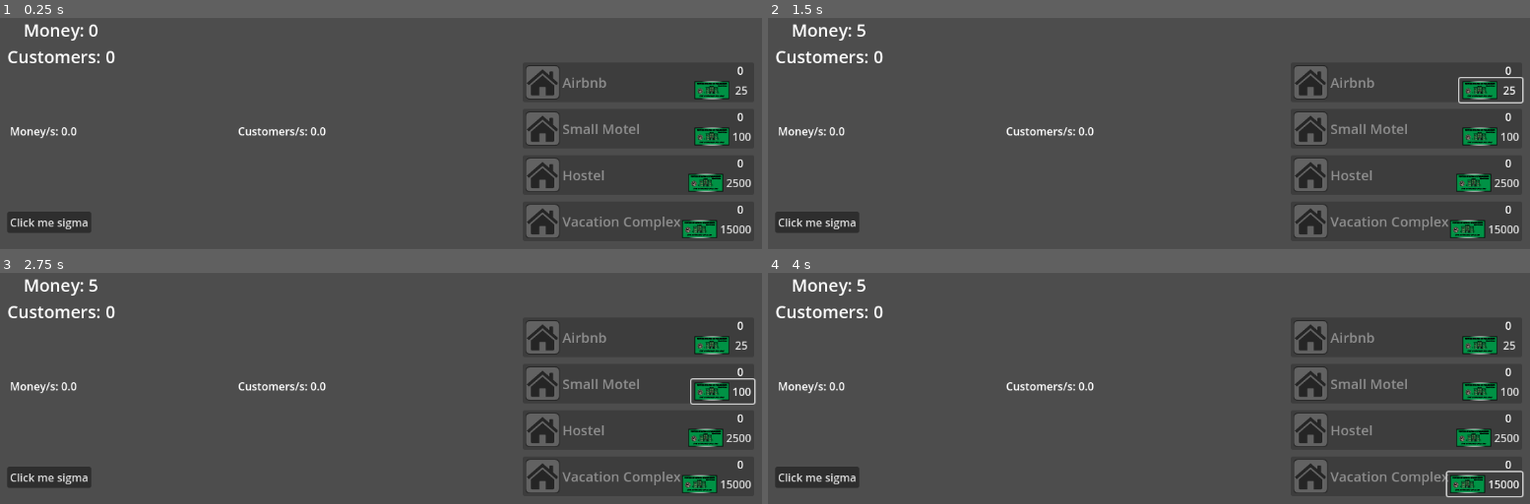
Above: before the commit, frames 1-4 (two rows, left to right).
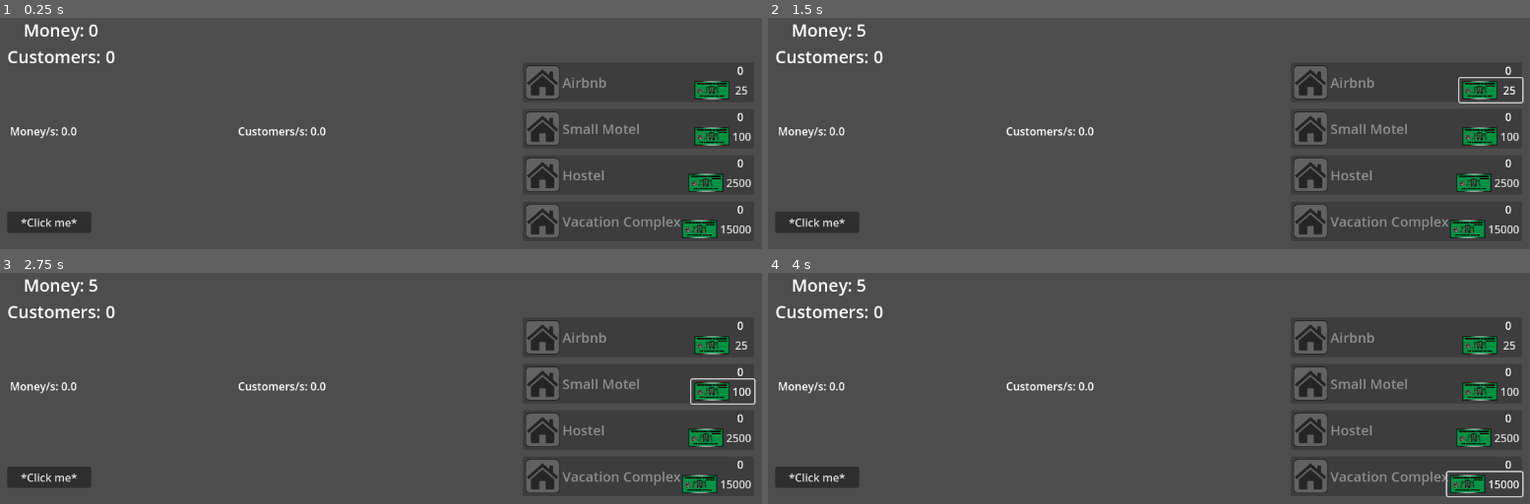
Above: after the commit, the same moments.

Repository: SanderCBraathen/hotell_klikker
Game: Godot game, scene res://control.tscn
The game is run twice, just before and just after one commit, with the same random seed, the same clock (stepped at 60 frames per second) and the same inputs.
Inputs:
- Up to frame 1 (0.25 s): no input
- Up to frame 2 (1.5 s): click "Click me sigma" (after the commit: "*Click me*") at 0.5 s; click "25" at 1.25 s
- Up to frame 3 (2.75 s): click "100" at 2 s
- Up to frame 4 (4 s): click "2500" at 2.75 s; click "15000" at 3.5 s

The runs differ from the first frame. In frame 1, 0.2% of the frame differs, in the area x 1-12%, y 86-92%; in frame 2, 0.2%; in frame 3, 0.2%; in frame 4, 0.2%.

Commit message:
Update control.tscn

Diff:
--- a/control.tscn
+++ b/control.tscn
@@ -64,7 +64,7 @@
 grow_vertical = 2
 size_flags_horizontal = 0
 size_flags_vertical = 4
-text = "Click me sigma"
+text = "*Click me*"
 
 [node name="VBoxContainer" type="VBoxContainer" parent="MarginContainer/Control"]
 layout_mode = 0
